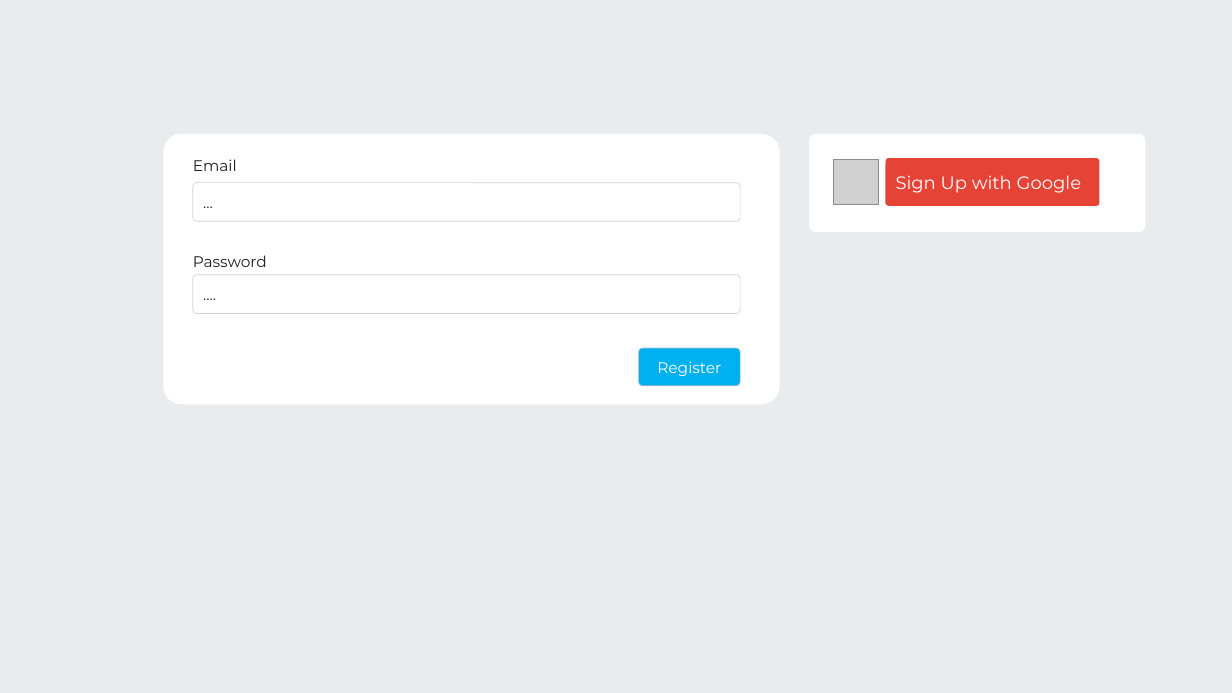
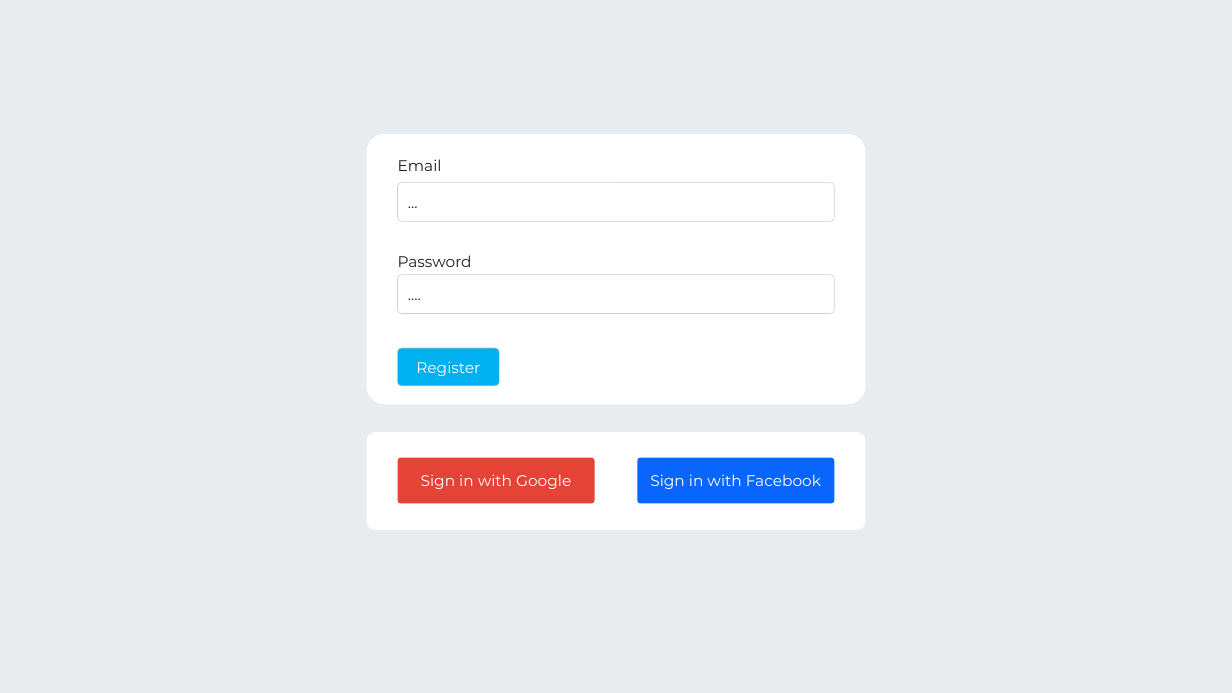
Before and after one commit to oiivantsov/porject-manager, a slide deck: slide 2 of frontend/uidesign.pptx. Drawn at 1232x693 pixels with LibreOffice and Linux fonts; fonts in the diff are those of the drawing; grey boxes stand for pictures. Boxes give left, top, right and bottom in pixels: in the first picture for what was removed or moved away, otherwise in the second. Text is boxed around its words. In the diff, an @@ line names an element or a change of style, - is before the commit and + after.

```diff
--- a/frontend/uidesign.pptx
+++ b/frontend/uidesign.pptx
@@ rounded rectangle: place and size @@
-rounded rectangle at (164,134,780,405)
+rounded rectangle at (367,134,866,405)
@@ rounded rectangle removed at (810,134,1146,232) @@
@@ text "Email": place and size @@
-text "Email" at (193,159,237,171)
+text "Email" at (398,159,442,171)
@@ picture removed at (834,159,879,204) @@
@@ rounded rectangle "...": place and size @@
-rounded rectangle "..." at (193,183,740,222)
+rounded rectangle "..." at (397,183,835,222)
@@ text "Password": place and size @@
-text "Password" at (193,255,267,267)
+text "Password" at (398,255,472,267)
@@ rounded rectangle "....": place and size @@
-rounded rectangle "...." at (193,274,740,313)
+rounded rectangle "...." at (397,274,835,313)
@@ rounded rectangle "Register": place and size @@
-rounded rectangle "Register" at (639,348,740,386)
+rounded rectangle "Register" at (397,348,499,386)
@@ rounded rectangle added at (367,433,866,531), fill #FFFFFF @@
@@ rounded rectangle "Sign in with Google": place and size @@
-rounded rectangle "Sign in with Google" at (885,158,1100,206)
+rounded rectangle "Sign in with Google" at (397,457,594,503)
@@ text in rounded rectangle at (421,474,571,489): text changed; size 14 to 12 pt @@
-Sign Up with Google
+Sign in with Google
@@ rounded rectangle added at (638,457,835,503), fill #0866FF, 12 pt, text #FFFFFF @@
+Sign in with Facebook
```
Also in this commit, not shown: 6 other slides changed.
